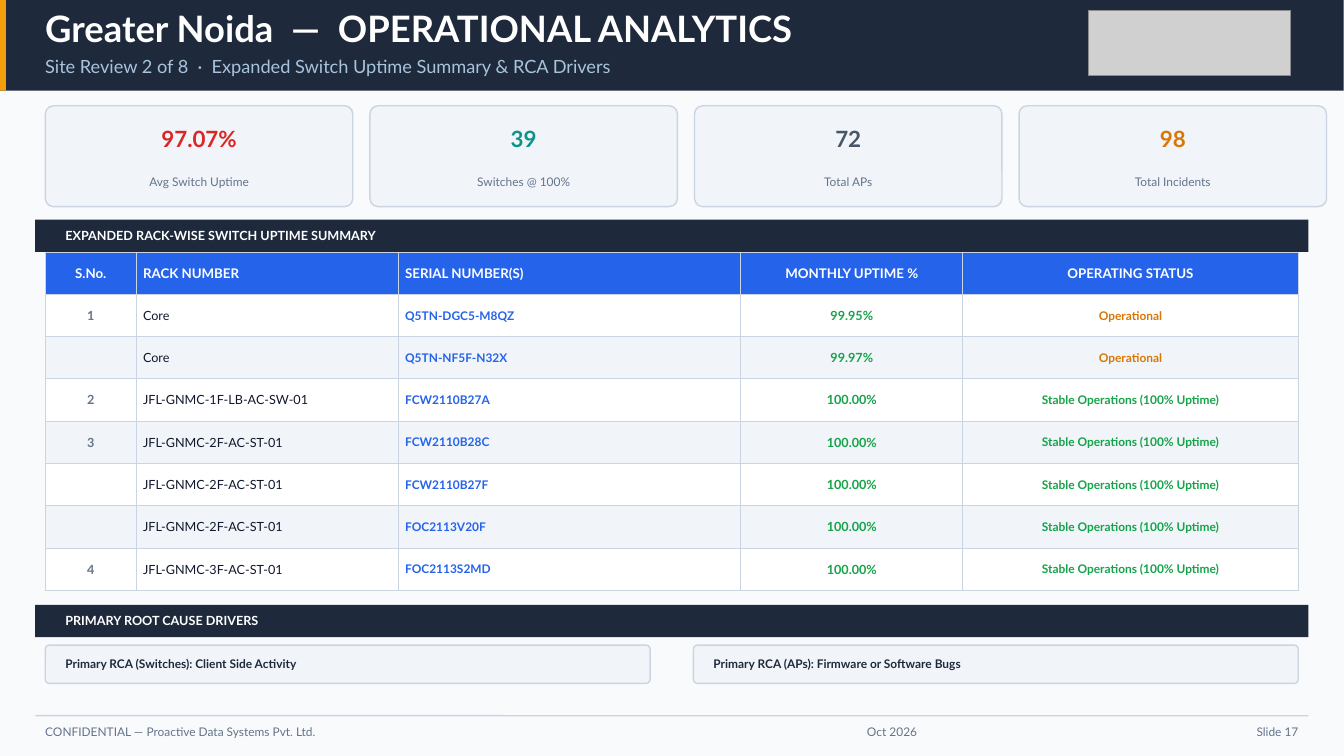
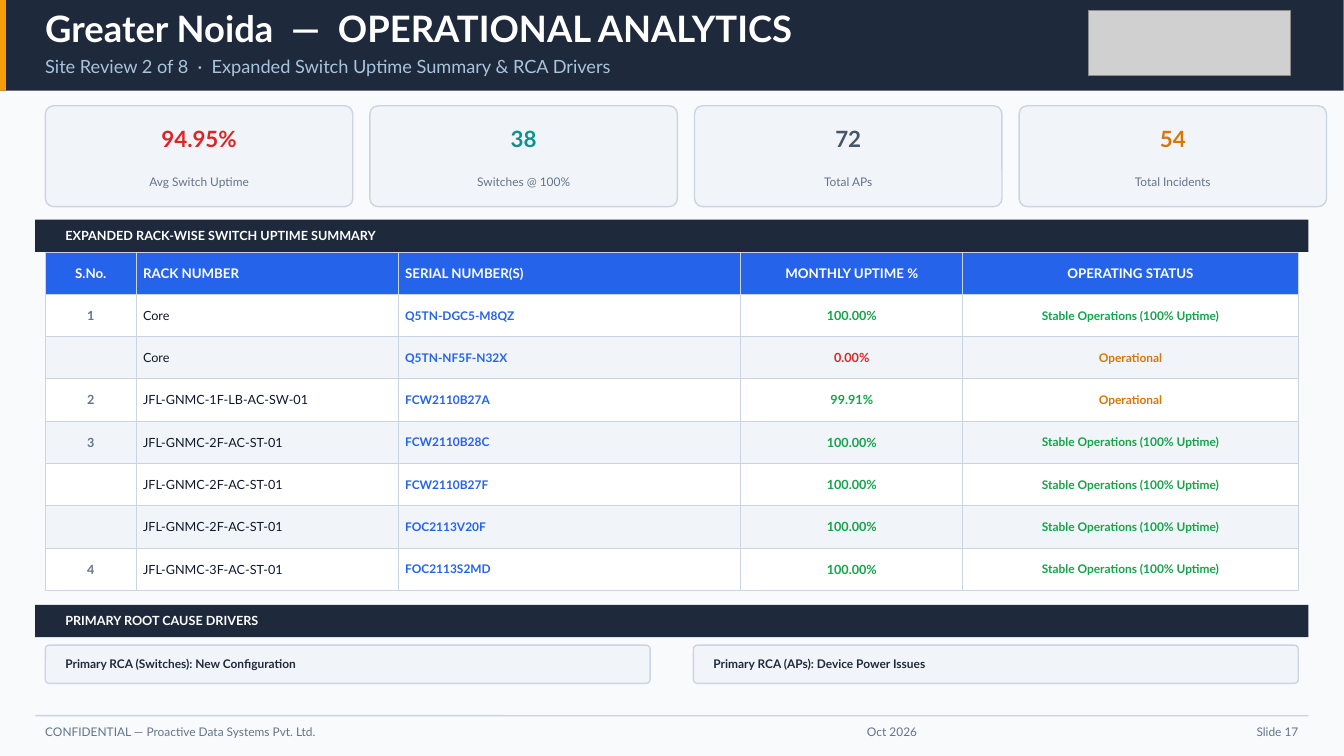
Before and after one commit to chhitij-21/executive-dashboard-qbr, a slide deck: slide 17 of Executive QBR Report - Jubilant Foodworks Ltd (JFL).pptx. Drawn at 1344x756 pixels with LibreOffice and Linux fonts; fonts in the diff are those of the drawing; grey boxes stand for pictures. Boxes give left, top, right and bottom in pixels: in the first picture for what was removed or moved away, otherwise in the second. Text is boxed around its words. In the diff, an @@ line names an element or a change of style, - is before the commit and + after.

Commit message:
fix(ssot): update canonical dataset to August 2026 (1 August 2026 – 31 August 2026) with 86 incidents and 444 devices

```diff
--- a/Executive QBR Report - Jubilant Foodworks Ltd (JFL).pptx
+++ b/Executive QBR Report - Jubilant Foodworks Ltd (JFL).pptx
@@ text at bbox=[161, 130, 236, 147]: text changed @@
-97.07%
+94.95%
@@ text at bbox=[511, 130, 537, 147]: text changed @@
-39
+38
@@ text at bbox=[1160, 130, 1186, 147]: text changed @@
-98
+54
@@ table at bbox=[45, 252, 1299, 579] @@
-row 2, column 4: 99.95%
+row 2, column 4: 100.00%
-row 2, column 5: Operational
+row 2, column 5: Stable Operations (100% Uptime)
-row 3, column 4: 99.97%
+row 3, column 4: 0.00%
-row 4, column 4: 100.00%
+row 4, column 4: 99.91%
-row 4, column 5: Stable Operations (100% Uptime)
+row 4, column 5: Operational
@@ text at bbox=[65, 659, 296, 670]: text changed @@
-Primary RCA (Switches): Client Side Activity
+Primary RCA (Switches): New Configuration
@@ text at bbox=[713, 659, 925, 670]: text changed @@
-Primary RCA (APs): Firmware or Software Bugs
+Primary RCA (APs): Device Power Issues
```
Also in this commit, not shown: 35 other slides changed, 4 other files.
